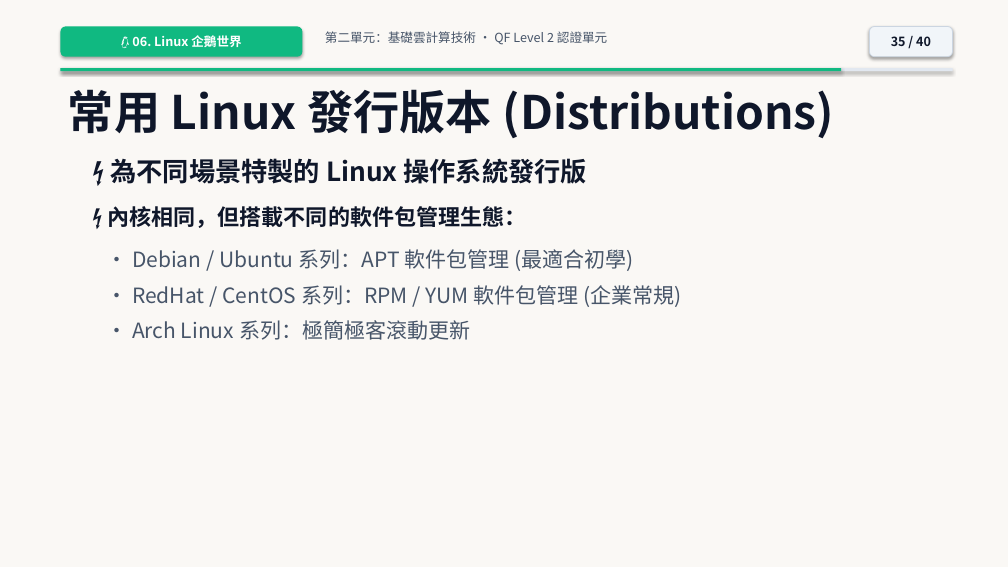
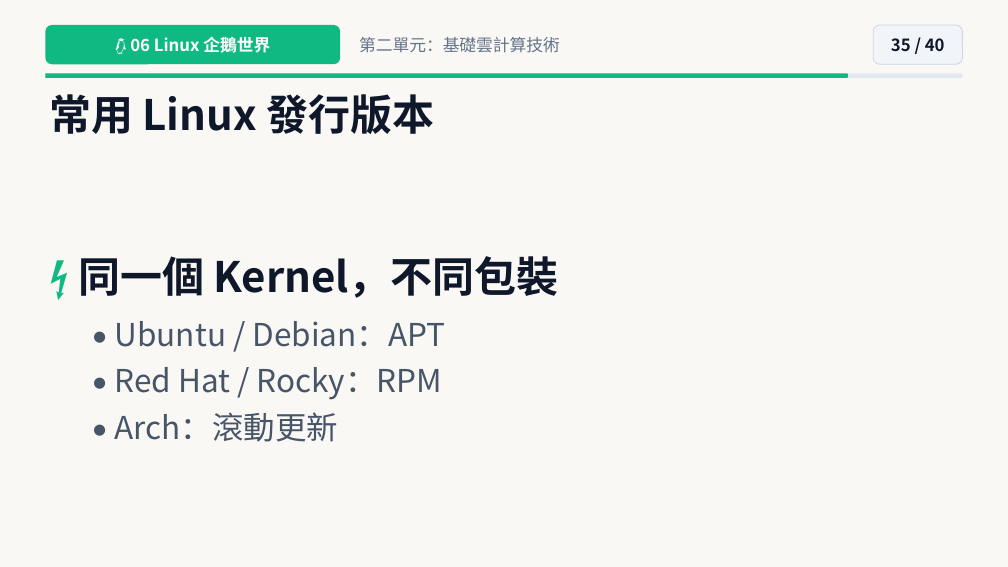
Before and after one commit to joe-ging/seed-cloud-curriculum, a slide deck: slide 35 of downloads/Deck01_Cloud_Level2_NextGen_Pixar_Theme.pptx. Drawn at 1008x567 pixels with LibreOffice and Linux fonts; fonts in the diff are those of the drawing. Boxes give left, top, right and bottom in pixels: in the first picture for what was removed or moved away, otherwise in the second. Text is boxed around its words. In the diff, an @@ line names an element or a change of style, - is before the commit and + after.

```diff
--- a/downloads/Deck01_Cloud_Level2_NextGen_Pixar_Theme.pptx
+++ b/downloads/Deck01_Cloud_Level2_NextGen_Pixar_Theme.pptx
@@ rectangle at bbox=[0, 0, 1008, 567]: shadow off @@
@@ rounded rectangle "🐧 06 Linux 企鵝世界": place and size @@
-rounded rectangle "🐧 06 Linux 企鵝世界" at bbox=[60, 26, 302, 57]
+rounded rectangle "🐧 06 Linux 企鵝世界" at bbox=[45, 25, 340, 64]
@@ rounded rectangle "🐧 06 Linux 企鵝世界" at bbox=[45, 25, 340, 64]: shadow off @@
@@ rounded rectangle "35 / 40": place and size @@
-rounded rectangle "35 / 40" at bbox=[870, 26, 953, 57]
+rounded rectangle "35 / 40" at bbox=[873, 25, 963, 64]
@@ rounded rectangle "35 / 40" at bbox=[873, 25, 963, 64]: size 12 to 16 pt; shadow off @@
@@ text in rounded rectangle at bbox=[130, 36, 270, 53]: text changed; size 12 to 16 pt @@
-🐧 06. Linux 企鵝世界
+🐧 06 Linux 企鵝世界
@@ text at bbox=[359, 37, 560, 53]: text changed; size 12 to 16 pt; text colour #475569 to #64748B @@
-第二單元：基礎雲計算技術 • QF Level 2 認證單元
+第二單元：基礎雲計算技術
@@ rounded rectangle: place and size @@
-rounded rectangle at bbox=[60, 68, 953, 71]
+rounded rectangle at bbox=[45, 73, 963, 78]
@@ rounded rectangle at bbox=[45, 73, 963, 78]: rectangle to rounded rectangle; shadow off @@
@@ rounded rectangle at bbox=[45, 73, 848, 78]: rectangle to rounded rectangle; shadow off @@
@@ rounded rectangle: place and size @@
-rounded rectangle at bbox=[60, 68, 841, 71]
+rounded rectangle at bbox=[45, 73, 848, 78]
@@ text at bbox=[49, 94, 434, 134]: text changed; size 44 to 40 pt @@
-常用 Linux 發行版本 (Distributions)
+常用 Linux 發行版本
@@ vertical alignment top to middle in 3 elements at bbox=[49, 94, 434, 134], bbox=[359, 37, 560, 53], bbox=[78, 256, 559, 442] @@
@@ text at bbox=[78, 256, 559, 442]: text changed; size 20 to 30 pt @@
-⚡ 為不同場景特製的 Linux 操作系統發行版
-⚡ 內核相同，但搭載不同的軟件包管理生態：
-• Debian / Ubuntu 系列：APT 軟件包管理 (最適合初學)
-• RedHat / CentOS 系列：RPM / YUM 軟件包管理 (企業常規)
-• Arch Linux 系列：極簡極客滾動更新
+⚡ 同一個 Kernel，不同包裝
+• Ubuntu / Debian：APT
+• Red Hat / Rocky：RPM
+• Arch：滾動更新
```
Also in this commit, not shown: 38 other slides changed, 1 slide added, 1 slide removed, 41 other files.
